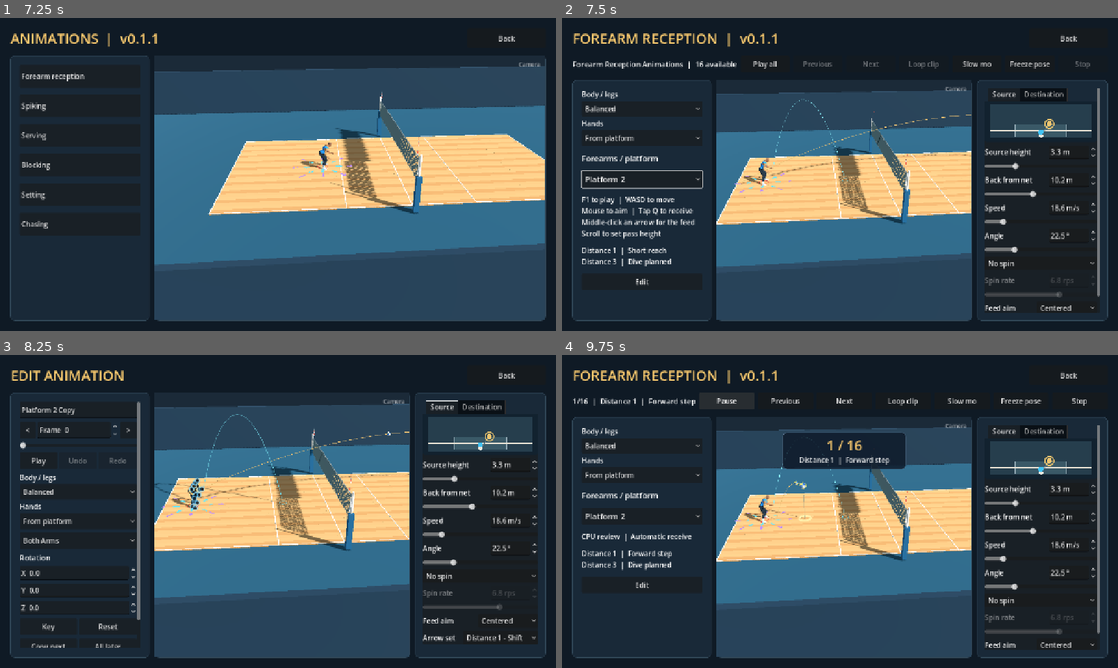
Above: before the commit, frames 1-4 (two rows, left to right).
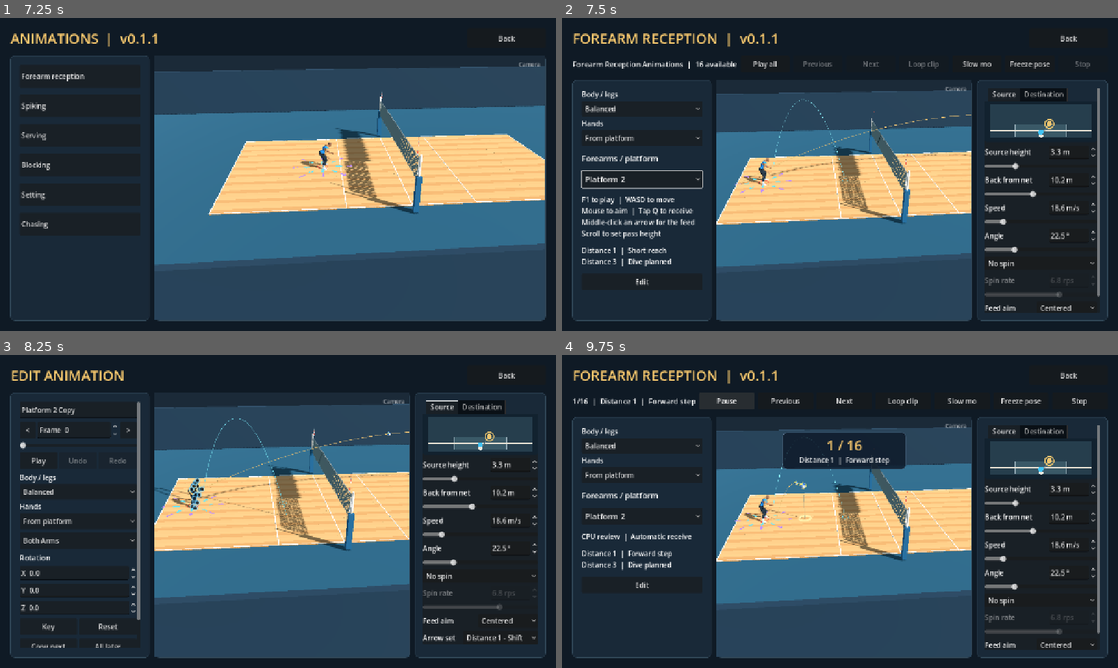
Above: after the commit, the same moments.

Repository: foreandr/volleyball
Game: Godot game, scene res://scenes/main.tscn
Two runs of this game, one before a commit and one after it. Both use one fixed random seed, a clock stepped at 60 frames per second and the inputs below.
Inputs:
- Up to frame 1 (7.25 s): click "Story" at 0.5 s; click "Back" at 1.25 s; click "Story" at 2 s; click "New" at 2.75 s; click "Back" at 3.5 s; click "New" at 4.25 s; click "Save" at 5 s; click "Back" at 5.75 s; click "Continue" at 6.5 s
- Up to frame 2 (7.5 s): click "Forearm reception" at 7.25 s
- Up to frame 3 (8.25 s): click "Edit" at 8 s
- Up to frame 4 (9.75 s): click "Back" at 8.75 s; click "Play all" at 9.5 s

Frame 1 is identical in both runs. In frame 2, 0.1% of the frame differs, in the area x 31-56%, y 36-56%; in frame 3, 0.3%, in the area x 27-73%, y 18-52%; in frame 4, nothing differs.

Commit message:
Face the ball source in the reception ready stance

Diff:
--- a/scripts/pass_angle_control.gd
+++ b/scripts/pass_angle_control.gd
@@ -203,7 +203,7 @@
 	number.set_meta("slider",bar)
 	return number
 
-func apply_setup(player: Node3D) -> void:
+func apply_setup(player: Node3D, face_source := false) -> void:
 	if not StorySession.pass_destination.is_finite():
 		var direction := (StorySession.feed_spot-StorySession.pass_start).normalized()
 		StorySession.pass_destination = StorySession.pass_start+direction*StorySession.pass_distance
@@ -218,8 +218,11 @@
 	player.position = Vector3(StorySession.pass_start.x,0.04,StorySession.pass_start.y)
 	apply_feed_aim(player)
 	player.set_meta("feed_settings",{"speed":StorySession.incoming_speed,"angle":StorySession.incoming_angle,"source":Stor …(195 unchanged characters)…
-	var facing := (StorySession.feed_spot-StorySession.pass_start).normalized()+(StorySession.pass_destination-StorySession.pass_start).normalized()
-	if facing.length()<0.01: facing = (StorySession.feed_spot-StorySession.pass_start).normalized()
+	var toward_source := (StorySession.feed_spot-StorySession.pass_start).normalized()
+	var facing := toward_source
+	if not face_source:
+		facing += (StorySession.pass_destination-StorySession.pass_start).normalized()
+		if facing.length_squared()<0.0001: facing = toward_source
 	player.rotation.y = atan2(facing.x,facing.y)
 	player.set_meta("pass_target",{"position":StorySession.pass_destination,"height":StorySession.pass_apex,"fit":StorySession.destination_fit})
 
--- a/scripts/story_animations.gd
+++ b/scripts/story_animations.gd
@@ -252,7 +252,7 @@
 	selected_entry = entry.duplicate(true)
 	if is_instance_valid(edit_button): edit_button.disabled = false
 	set_cpu_arrows_pinned(false)
-	angle_control.apply_setup(preview_player)
+	angle_control.apply_setup(preview_player,selected_category == "Forearm reception")
 	if is_instance_valid(reception_controls): reception_controls.apply(preview_player)
 	source_clip = Catalog.load_clip(entry,preview_player)
 	if source_clip==null: return
@@ -284,7 +284,7 @@
 	reception_review.stop(false)
 	if source_clip == null or not source_clip.has_meta("contact_time"): return
 	set_cpu_arrows_pinned(false)
-	angle_control.apply_setup(preview_player)
+	angle_control.apply_setup(preview_player,selected_category == "Forearm reception")
 	if is_instance_valid(reception_controls): reception_controls.apply(preview_player,replace_body_layer)
 	StorySession.pass_output_angle = value
 	var result: Dictionary = trajectory_solver.solve(value,StorySession.pass_distance)
@@ -309,6 +309,11 @@
 	reception_review.stop(false)
 	if not is_instance_valid(ball_preview) or not ball_preview.active: return
 	reset_cpu_receive(not player_controls.active)
+	if not player_controls.active:
+		player_controls.clear_receive_transition()
+		preview_player.animator.play("custom_preview/clip",0)
+		preview_player.animator.seek(0.0,true)
+		preview_player.animator.pause()
 	angle_control.apply_feed_aim(preview_player)
 	timing_meter.reset_serve()
 	ball_preview.recalculate()
@@ -403,7 +408,9 @@
 
 func reset_cpu_receive(restore_position: bool) -> void:
 	if cpu_start.is_finite():
-		if restore_position: preview_player.position = cpu_start
+		if restore_position:
+			preview_player.position = cpu_start
+			preview_player.rotation.y = cpu_start_yaw
 		player_controls.reset_reach()
 	cpu_start = Vector3.INF
 	cpu_receive_clock = -INF
